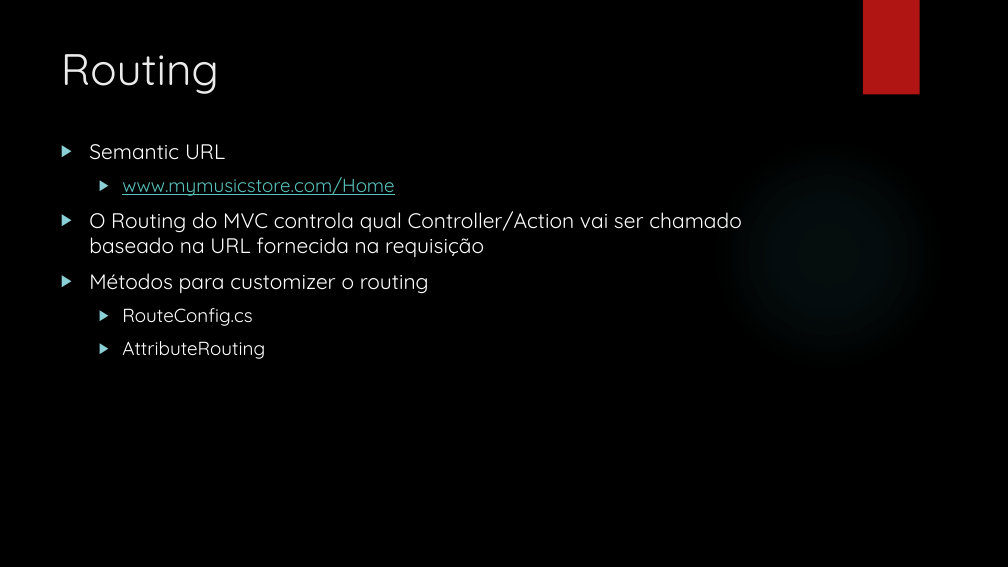
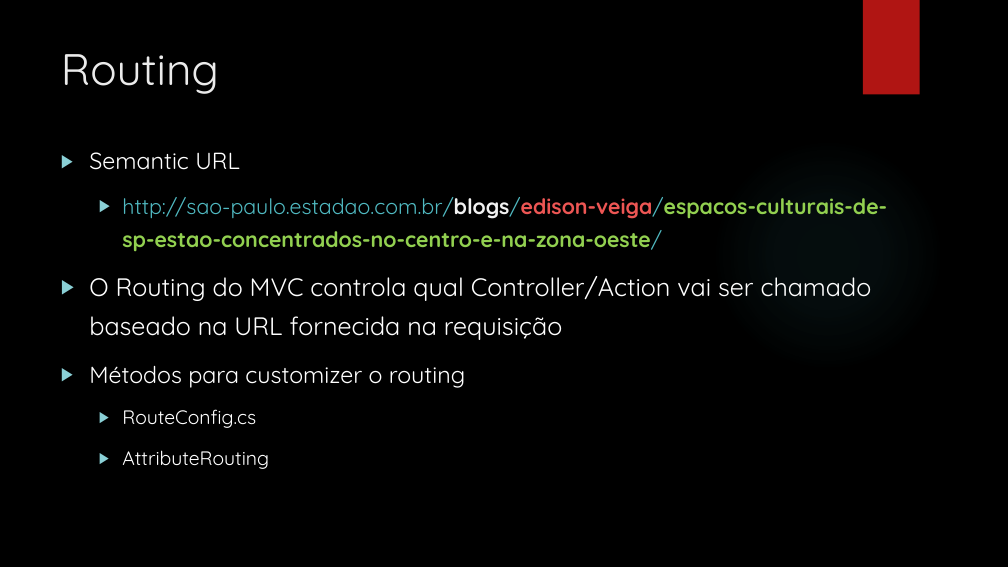
Before and after one commit to leolana/AspnetMvcLab, a slide deck: slide 22 of Presentation/AspNetMvc.pptx. Drawn at 1008x567 pixels with LibreOffice and Linux fonts; fonts in the diff are those of the drawing; background and template pictures are left out. Boxes give left, top, right and bottom in pixels: in the first picture for what was removed or moved away, otherwise in the second. Text is boxed around its words. In the diff, an @@ line names an element or a change of style, - is before the commit and + after.

```diff
--- a/Presentation/AspNetMvc.pptx
+++ b/Presentation/AspNetMvc.pptx
@@ text at <box>89,152,872,469</box>: size 20 to 22.2 pt in "Semantic URL", "Métodos para customizer o routing"; size 20 to 24.1 pt in "O Routing do MVC controla qual Controller/Action ..."; size 18 to 18.5 pt in "RouteConfig.cs", "AttributeRouting"; line spacing 1 to 1.3 @@
@@ text at <box>122,197,887,252</box>: text changed; size 18 to 20.4 pt; text colour #58C1BA to #92D050; bold on @@
-  ▶ www.mymusicstore.com/Home
+  ▶ http://sao-paulo.estadao.com.br/blogs/edison-veiga/espacos-culturais-de-sp-estao-concentrados-no-centro-e-na-zona-oeste/
```
Also in this commit, not shown: 15 other slides changed, 1 slide added, 1 slide removed.
